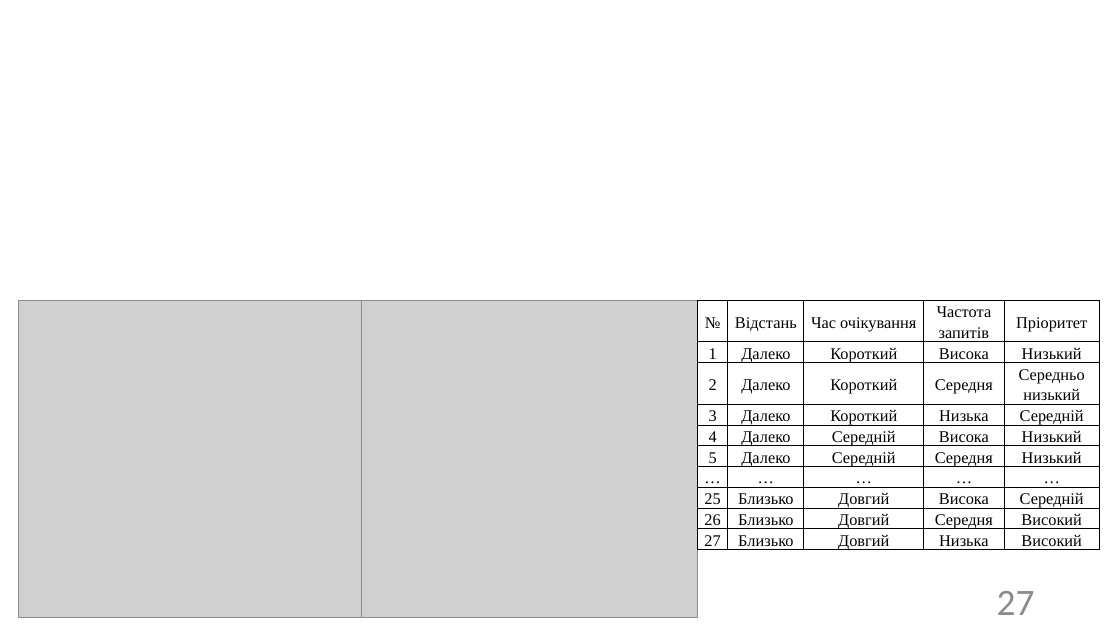
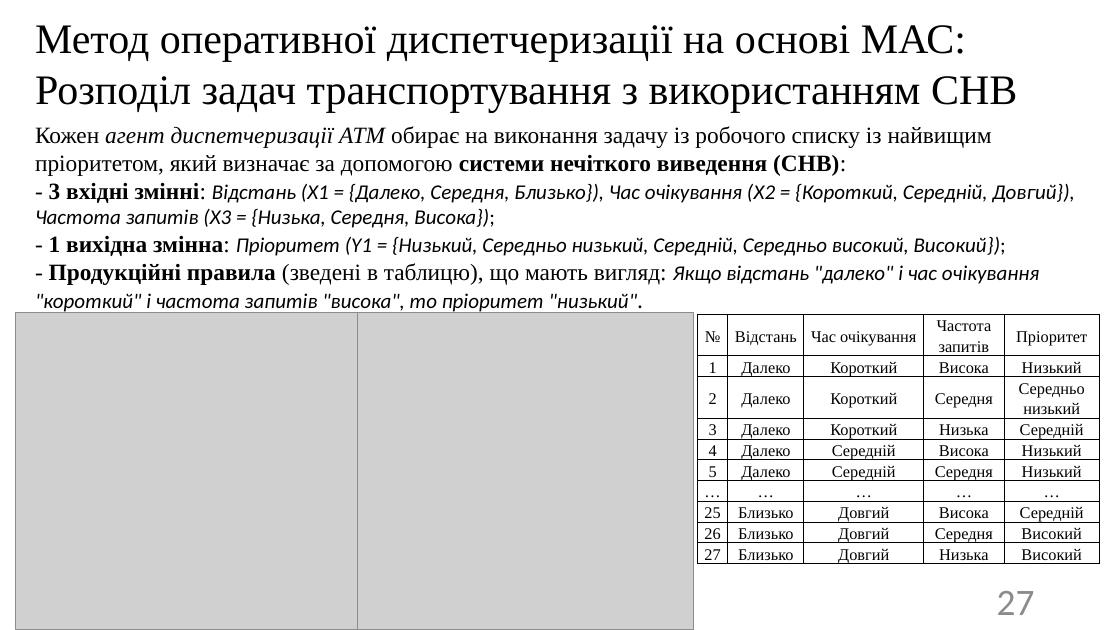
Before and after one commit to SPS-ik/diss, a slide deck: slide 27 of !pres.pptx. Drawn at 1120x630 pixels with LibreOffice and Linux fonts; fonts in the diff are those of the drawing; grey boxes stand for pictures. Boxes give left, top, right and bottom in pixels: in the first picture for what was removed or moved away, otherwise in the second. Text is boxed around its words. In the diff, an @@ line names an element or a change of style, - is before the commit and + after.

```diff
--- a/!pres.pptx
+++ b/!pres.pptx
@@ text added at (35, 25, 1017, 112), 36 pt, text #000000 @@
+Метод оперативної диспетчеризації на основі МАС: Розподіл задач транспортування з використанням СНВ
@@ text added at (35, 126, 1075, 314), 18 pt, text #000000, italic @@
+Кожен агент диспетчеризації АТМ обирає на виконання задачу із робочого списку із найвищим пріоритетом, який визначає за допомогою системи нечіткого виведення (СНВ):
+- 3 вхідні змінні: Відстань (X1 = {Далеко, Середня, Близько}), Час очікування (X2 = {Короткий, Середній, Довгий}), Частота запитів (X3 = {Низька, Середня, Висока});
+- 1 вихідна змінна: Пріоритет (Y1 = {Низький, Середньо низький, Середній, Середньо високий, Високий});
+- Продукційні правила (зведені в таблицю), що мають вигляд: Якщо відстань "далеко" і час очікування "короткий" і частота запитів "висока", то пріоритет "низький".
@@ picture: place and size @@
-picture at (18, 301, 361, 618)
+picture at (15, 313, 358, 629)
@@ picture: place and size @@
-picture at (361, 301, 697, 618)
+picture at (357, 313, 693, 629)
@@ table: place and size @@
-table at (697, 301, 1099, 568)
+table at (697, 314, 1099, 585)
```
Also in this commit, not shown: 11 other slides changed, 1 other file.
